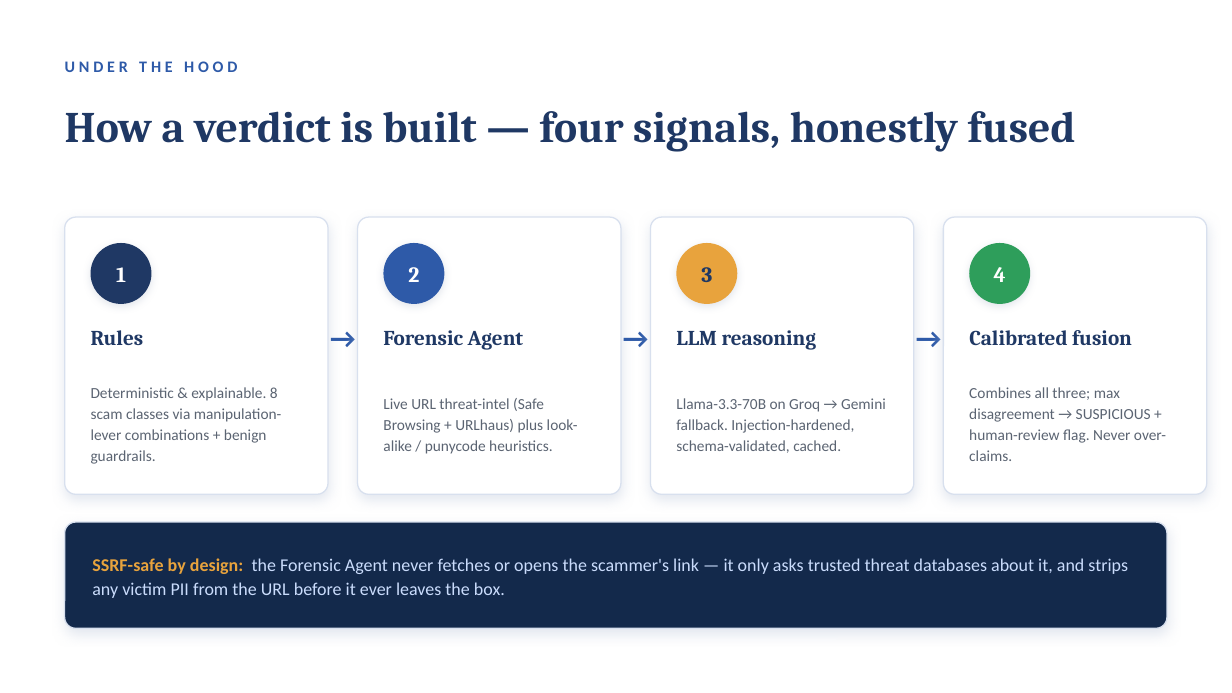
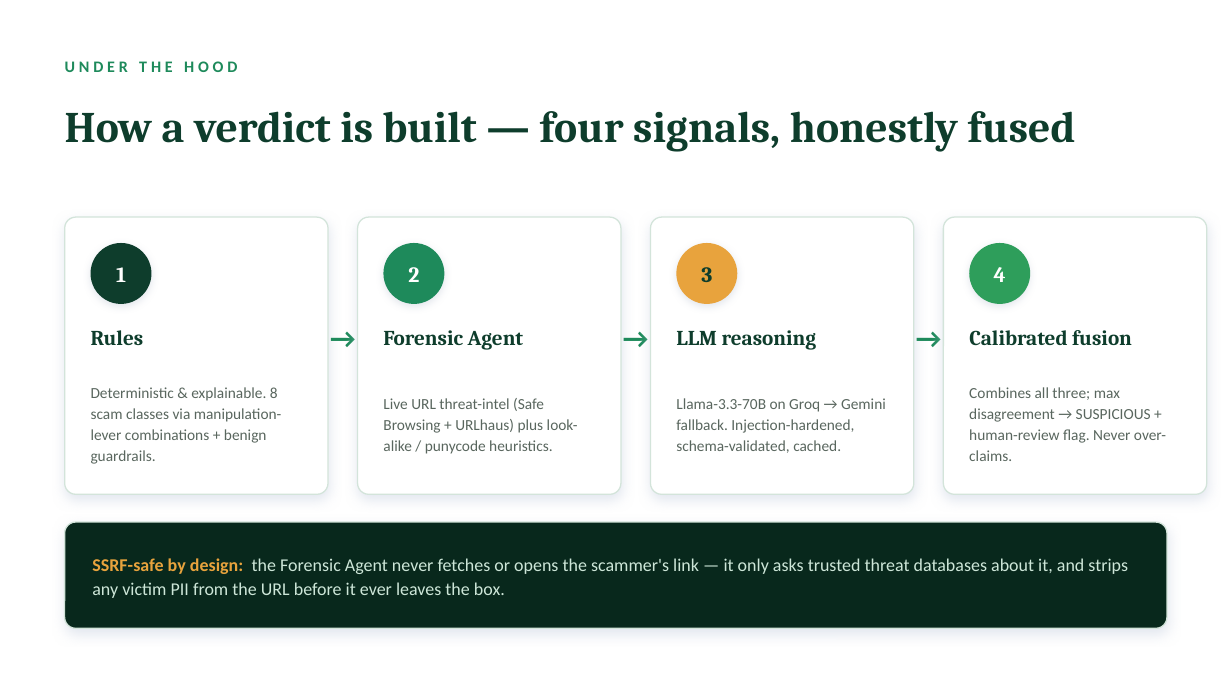
Before and after one commit to aditya501gupta/dhaal, a slide deck: slide 7 of deck/DHAAL_pitch.pptx. Drawn at 1232x693 pixels with LibreOffice and Linux fonts; fonts in the diff are those of the drawing. Boxes give left, top, right and bottom in pixels: in the first picture for what was removed or moved away, otherwise in the second. Text is boxed around its words. In the diff, an @@ line names an element or a change of style, - is before the commit and + after.

```diff
--- a/deck/DHAAL_pitch.pptx
+++ b/deck/DHAAL_pitch.pptx
@@ outline #D8E0EE 1 pt to #D3E4DA 1 pt in 4 elements at [65,217,328,494], [358,217,621,494], [651,217,914,494], [944,217,1207,494] @@
@@ ellipse at [91,243,152,304]: fill #1F3864 to #0E3D2C @@
@@ ellipse at [384,243,445,304]: fill #2E5AA8 to #1E8A5B @@
@@ text colour #2E5AA8 to #1E8A5B in 4 elements at [65,61,237,72], [326,310,360,365], [619,310,653,365], [912,310,945,365] @@
@@ text colour #1F3864 to #0E3D2C in 6 elements at [65,111,1076,152], [91,330,144,345], [383,330,524,350], [701,267,712,282], [676,330,816,350], [969,330,1132,346] @@
@@ text colour #5B6472 to #59665E in 4 elements at [91,387,282,464], [383,398,578,454], [676,398,886,453], [969,387,1166,461] @@
@@ rounded rectangle at [65,522,1167,628]: fill #13294B to #08281C; outline #D8E0EE 1 pt to #D3E4DA 1 pt @@
@@ text "SSRF-safe by design: the Forensic ..." at [92,558,1128,598]: text colour #CADCFC to #CDE6D8 in "the Forensic Agent never fetches or opens ..." @@
```
Also in this commit, not shown: 11 other slides changed, 1 slide added, 22 other files.
